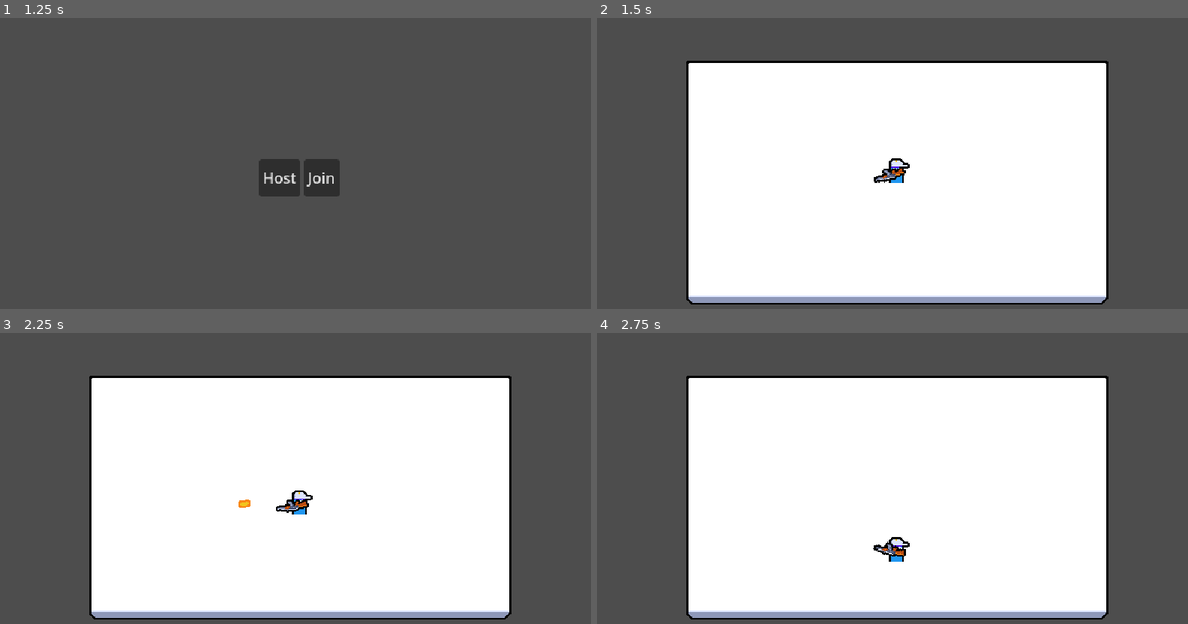
Above: before the commit, frames 1-4 (two rows, left to right).
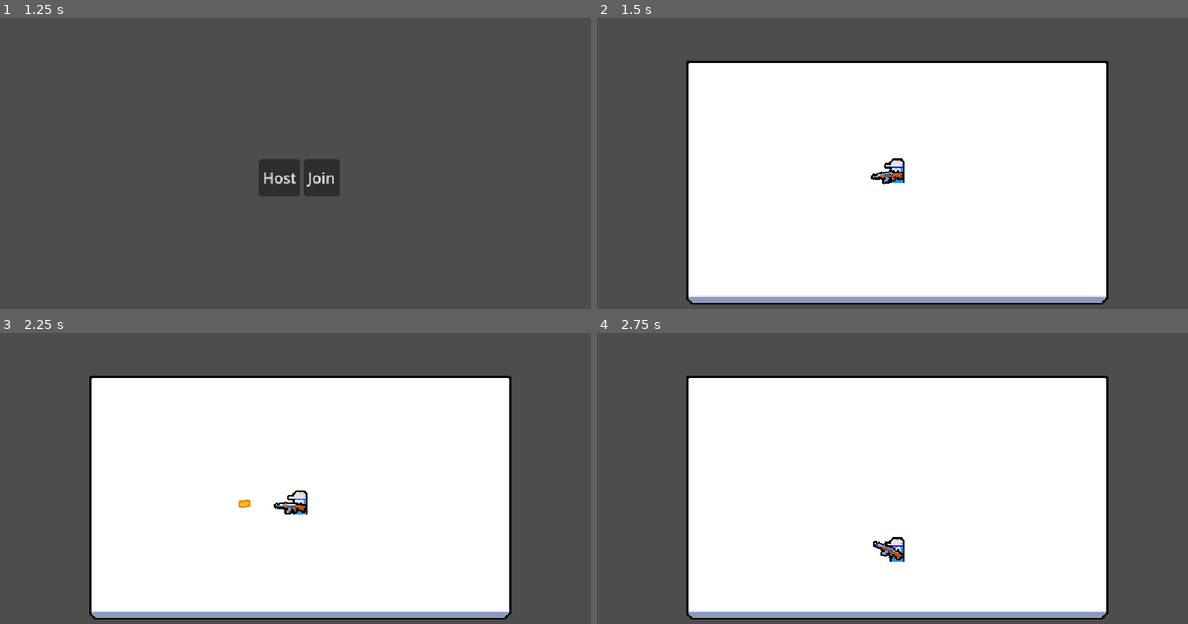
Above: after the commit, the same moments.

Repository: VictorPrazeres/2DMultiplayer
Game: Godot game, scene res://ui/main_menu/main_menu.tscn
The game is run twice, just before and just after one commit, with the same random seed, the same clock (stepped at 60 frames per second) and the same inputs.
Inputs (mouse positions are in pixels of both pictures, inside the frame that each line leads up to):
- Up to frame 1 (1.25 s): tap Enter at 0.5 s; move the mouse to (431, 160) at 0.52 s; press the mouse at (431, 160) at 0.53 s; hold D (move_right) from 0.53 s (still down)
- Up to frame 2 (1.5 s): release D (move_right) at 1.25 s; release the mouse at (1028, 160) at 1.25 s; click "Host" at 1.25 s
- Up to frame 3 (2.25 s): tap Space at 2 s; move the mouse to (177, 510) at 2.02 s; hold S (move_down) from 2.03 s (still down); click (177, 510) at 2.1 s
- Up to frame 4 (2.75 s): keep holding S (move_down)

Frame 1 is identical in both runs. In frame 2, 0.2% of the frame differs, in the area x 46-53%, y 48-58%; in frame 3, 0.2%, in the area x 46-53%, y 54-63%; in frame 4, 0.2%.

Commit message:
feat(player): implement weapon rotation and sprite flipping
Rotate weapon toward mouse aim position and dynamically flip player sprite
horizontally based on facing direction.

Diff:
--- a/entities/player/player.gd
+++ b/entities/player/player.gd
@@ -4,9 +4,10 @@
 var bullet_scene: PackedScene = preload("uid://dp5836u66xfiw")
 
 @onready var player_input_synchronizer_component: PlayerInputSynchronizerComponent = $PlayerInputSynchronizerComponent
-@onready var weapon_root: Node2D = $WeaponRoot
+@onready var weapon_root: Node2D = $Visuals/WeaponRoot
 @onready var fire_rate_timer: Timer = $FireRateTimer
 @onready var health_component: HealthComponent = $HealthComponent
+@onready var visuals: Node2D = $Visuals
 
 
 func _ready() -> void:
@@ -15,14 +16,20 @@
 
 
 func _process(_delta: float) -> void:
-	var aim_position = weapon_root.global_position + player_input_synchronizer_component.aim_vector
-	weapon_root.look_at(aim_position)
-
+	update_aim_position()
 	if is_multiplayer_authority():
 		velocity = player_input_synchronizer_component.movement_vector * 100
 		move_and_slide()
 		if player_input_synchronizer_component.is_attack_pressed:
 			try_create_bullet()
+
+
+func update_aim_position():
+	var aim_vector = player_input_synchronizer_component.aim_vector
+	var aim_position = weapon_root.global_position + aim_vector
+
+	visuals.scale = Vector2.ONE if aim_vector.x >= 0 else Vector2(-1, 1)
+	weapon_root.look_at(aim_position)
 
 
 func try_create_bullet():
--- a/entities/player/player.tscn
+++ b/entities/player/player.tscn
@@ -23,7 +23,7 @@
 script = ExtResource("1_symyc")
 
 [node name="PlayerInputSynchronizerComponent" parent="." node_paths=PackedStringArray("aim_root") instance=ExtResource("2_abrql")]
-aim_root = NodePath("../WeaponRoot")
+aim_root = NodePath("../Visuals/WeaponRoot")
 
 [node name="MultiplayerSynchronizer" type="MultiplayerSynchronizer" parent="."]
 replication_config = SubResource("SceneReplicationConfig_abrql")
@@ -35,19 +35,21 @@
 wait_time = 0.25
 one_shot = true
 
-[node name="Texture" type="Sprite2D" parent="."]
+[node name="Visuals" type="Node2D" parent="."]
+
+[node name="Texture" type="Sprite2D" parent="Visuals"]
 texture = ExtResource("3_sglur")
 centered = false
-offset = Vector2(-9, -26)
+offset = Vector2(-8, -26)
 
-[node name="WeaponRoot" type="Node2D" parent="."]
+[node name="WeaponRoot" type="Node2D" parent="Visuals"]
 position = Vector2(0, -9)
 
-[node name="Texture" type="Sprite2D" parent="WeaponRoot"]
+[node name="Texture" type="Sprite2D" parent="Visuals/WeaponRoot"]
 position = Vector2(6, 0)
 texture = ExtResource("4_bls4j")
 centered = false
-offset = Vector2(-15, -6)
+offset = Vector2(-13, -6)
 
 [node name="Collision" type="CollisionShape2D" parent="."]
 position = Vector2(0, -10)
